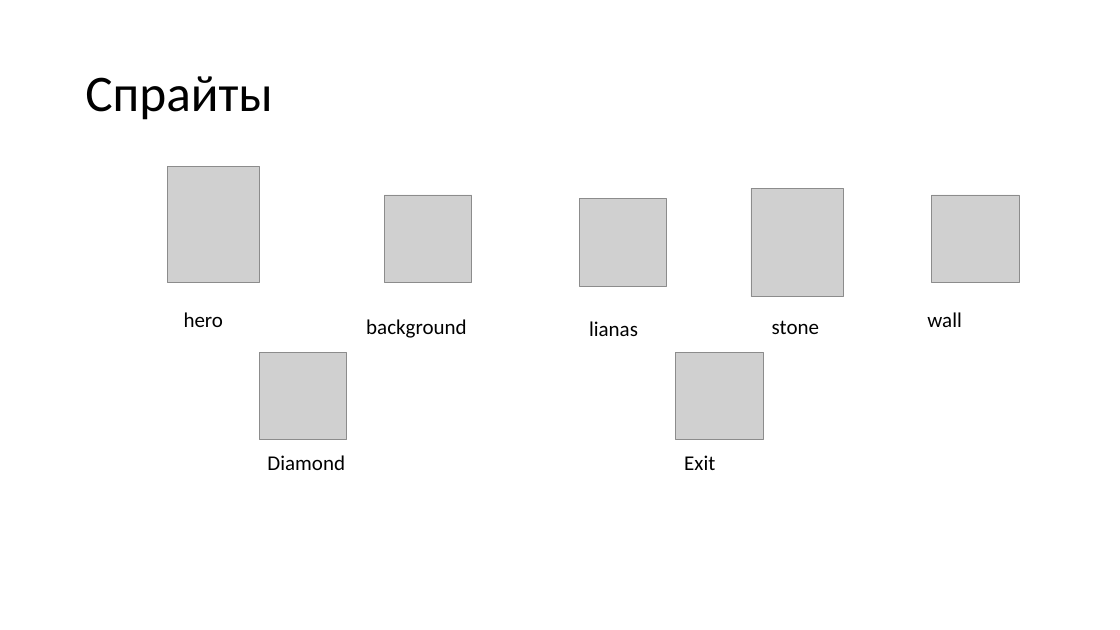
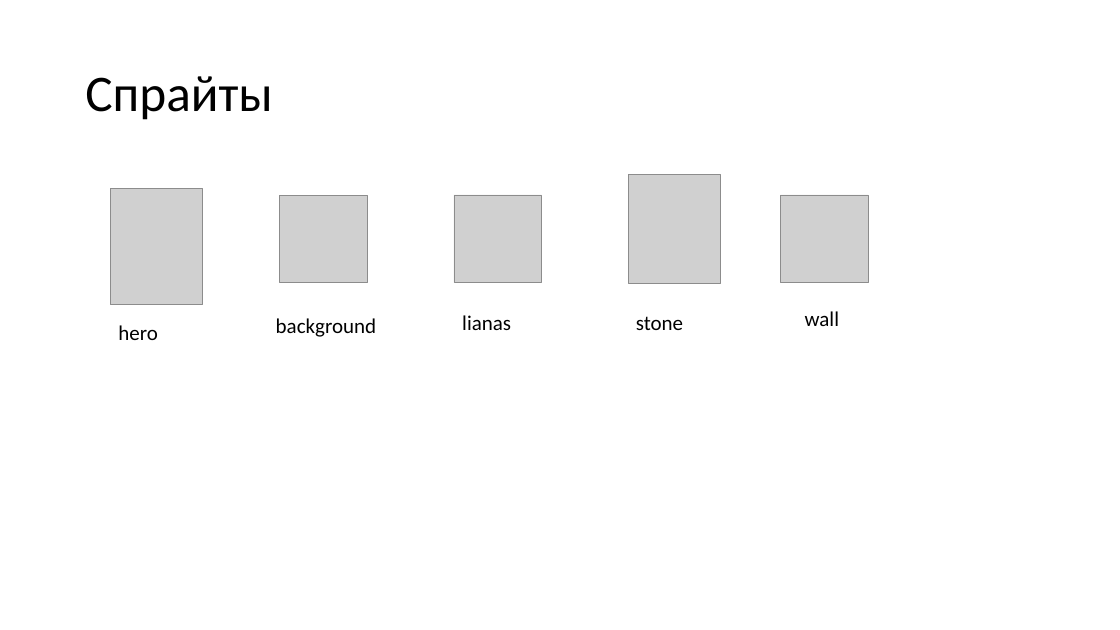
Before and after one commit to Scheise45/projeckt_2, a slide deck: slide 6 of документы/проект2.pptx. Drawn at 1120x630 pixels with LibreOffice and Linux fonts; fonts in the diff are those of the drawing; grey boxes stand for pictures. Boxes give left, top, right and bottom in pixels: in the first picture for what was removed or moved away, otherwise in the second. Text is boxed around its words. In the diff, an @@ line names an element or a change of style, - is before the commit and + after.

```diff
--- a/документы/проект2.pptx
+++ b/документы/проект2.pptx
@@ picture: place and size @@
-picture at bbox=[751, 188, 844, 297]
+picture at bbox=[628, 175, 721, 283]
@@ picture: place and size @@
-picture at bbox=[167, 166, 260, 283]
+picture at bbox=[110, 188, 202, 305]
@@ picture: place and size @@
-picture at bbox=[385, 195, 472, 282]
+picture at bbox=[280, 195, 367, 282]
@@ picture: place and size @@
-picture at bbox=[579, 198, 666, 286]
+picture at bbox=[454, 195, 541, 282]
@@ picture: place and size @@
-picture at bbox=[932, 195, 1019, 282]
+picture at bbox=[781, 195, 868, 282]
@@ text "hero": place and size @@
-text "hero" at bbox=[184, 312, 223, 327]
+text "hero" at bbox=[118, 325, 157, 340]
@@ text "background": place and size @@
-text "background" at bbox=[366, 319, 466, 338]
+text "background" at bbox=[276, 318, 376, 337]
@@ text "lianas": place and size @@
-text "lianas" at bbox=[589, 321, 638, 336]
+text "lianas" at bbox=[462, 315, 511, 330]
@@ text "stone": place and size @@
-text "stone" at bbox=[772, 320, 819, 334]
+text "stone" at bbox=[636, 316, 683, 330]
@@ text "wall": place and size @@
-text "wall" at bbox=[927, 312, 961, 327]
+text "wall" at bbox=[805, 311, 839, 326]
@@ picture removed at bbox=[260, 352, 347, 439] @@
@@ picture removed at bbox=[676, 352, 764, 439] @@
@@ text removed at bbox=[267, 455, 345, 470] @@
-Diamond
@@ text removed at bbox=[684, 455, 715, 470] @@
-Exit
```
Also in this commit, not shown: 6 other slides changed, 4 slides removed.
